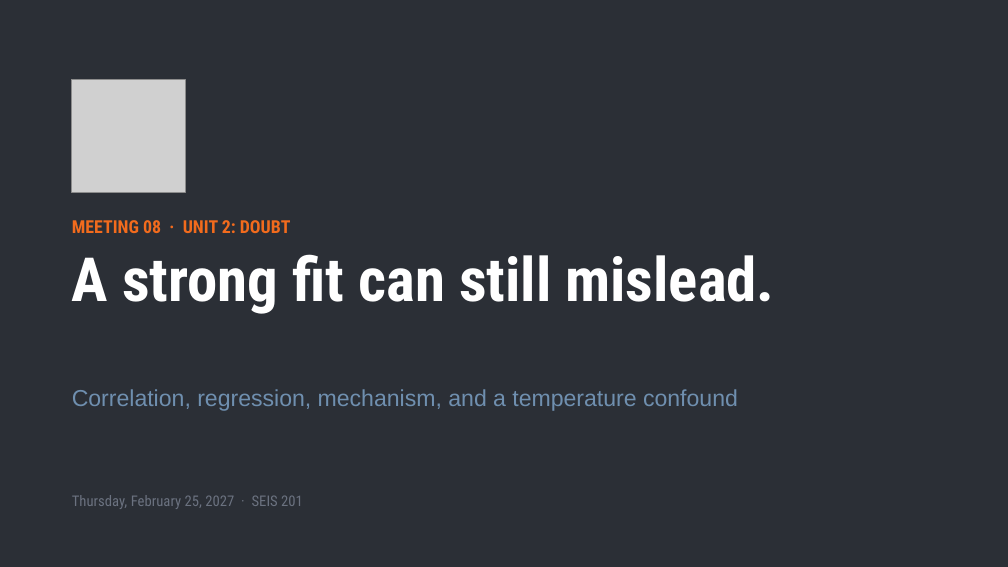
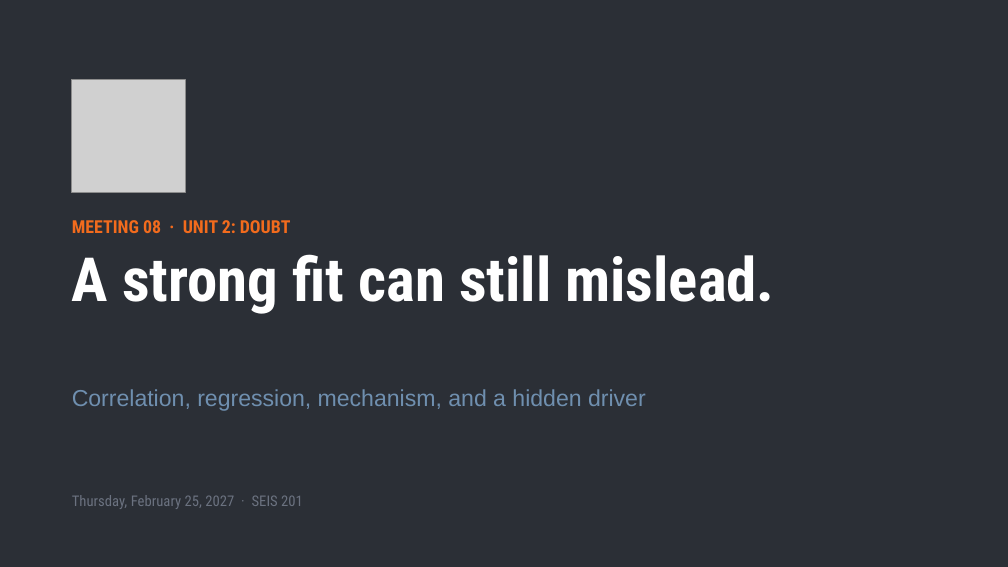
Before and after one commit to Stone-Arch-Collective/Design-and-AI, a slide deck: slide 1 of teaching-pack/12-M08-spurious-correlation/M08-student.pptx. Drawn at 1008x567 pixels with LibreOffice and Linux fonts; fonts in the diff are those of the drawing; grey boxes stand for pictures. Boxes give left, top, right and bottom in pixels: in the first picture for what was removed or moved away, otherwise in the second. Text is boxed around its words. In the diff, an @@ line names an element or a change of style, - is before the commit and + after.

```diff
--- a/teaching-pack/12-M08-spurious-correlation/M08-student.pptx
+++ b/teaching-pack/12-M08-spurious-correlation/M08-student.pptx
@@ text at [72,389,646,411]: text changed @@
-Correlation, regression, mechanism, and a temperature confound
+Correlation, regression, mechanism, and a hidden driver
```
Also in this commit, not shown: 10 other files.
